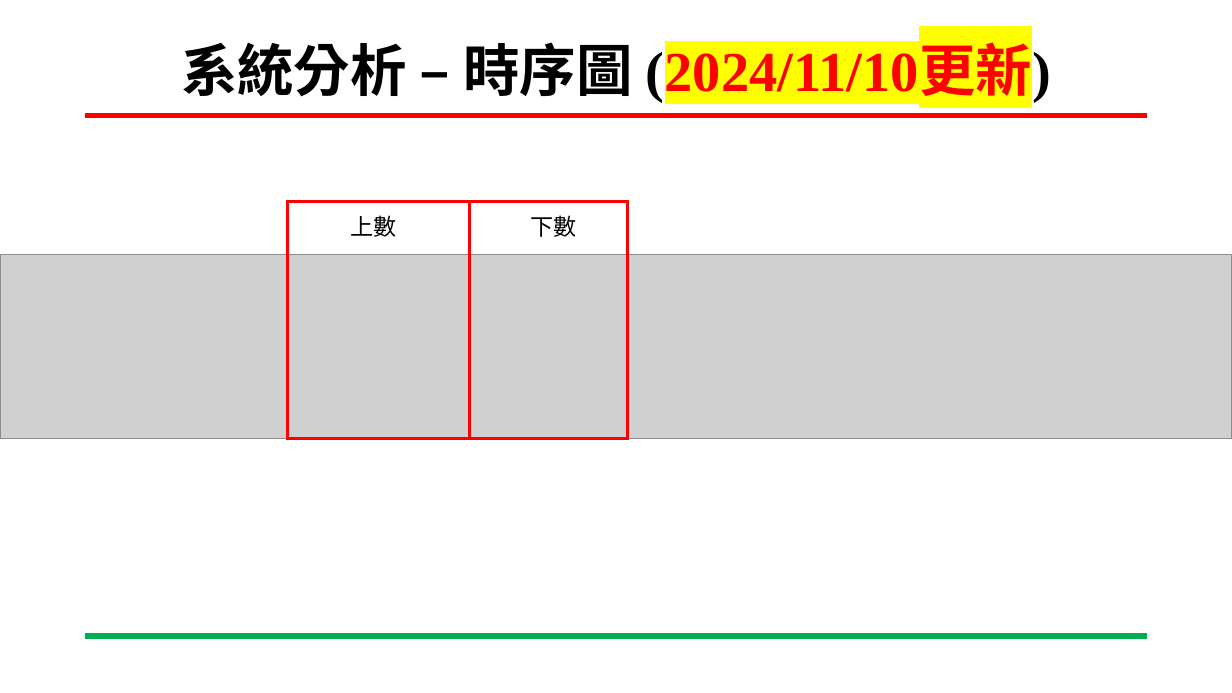
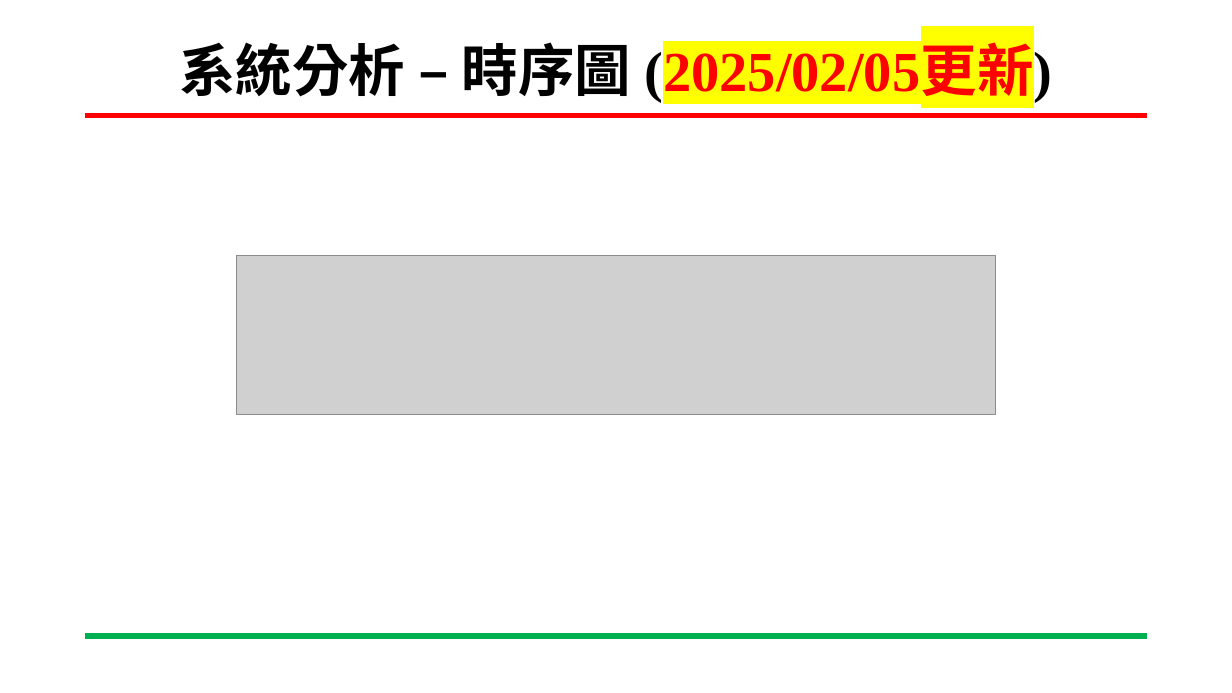
Before and after one commit to wsy0331/SOC_Lab_Exercises, a slide deck: slide 7 of 專案進度報告_吳紹郁_20241121.pptx (slide 9 before the commit). Drawn at 1232x693 pixels with LibreOffice and Linux fonts; fonts in the diff are those of the drawing; grey boxes stand for pictures; background and template pictures are left out. Boxes give left, top, right and bottom in pixels: in the first picture for what was removed or moved away, otherwise in the second. Text is boxed around its words. In the diff, an @@ line names an element or a change of style, - is before the commit and + after.

```diff
--- a/專案進度報告_吳紹郁_20241121.pptx
+++ b/專案進度報告_吳紹郁_20241121.pptx
@@ title at box(179, 42, 1052, 102): text changed @@
-系統分析 – 時序圖 (2024/11/10更新)
+系統分析 – 時序圖 (2025/02/05更新)
@@ rectangle removed at box(287, 201, 470, 438) @@
@@ rectangle removed at box(470, 201, 628, 438) @@
@@ text removed at box(350, 215, 396, 237) @@
-上數
@@ text removed at box(530, 215, 576, 237) @@
-下數
@@ picture: place and size @@
-picture at box(0, 255, 1232, 438)
+picture at box(237, 256, 995, 415)
```
Also in this commit, not shown: 3 other slides changed, 4 slides added, 13 slides removed, 3 other files.
